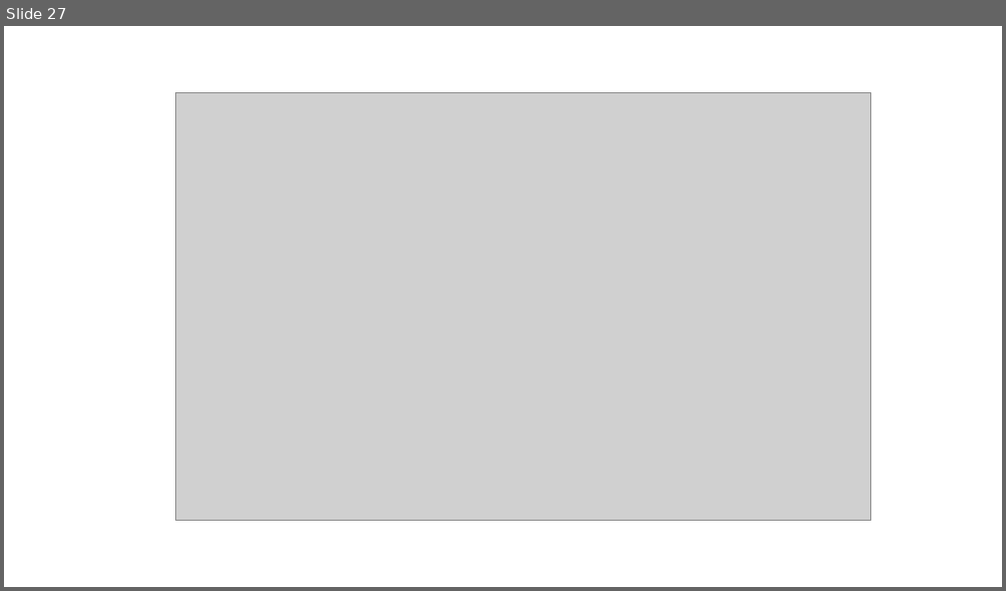
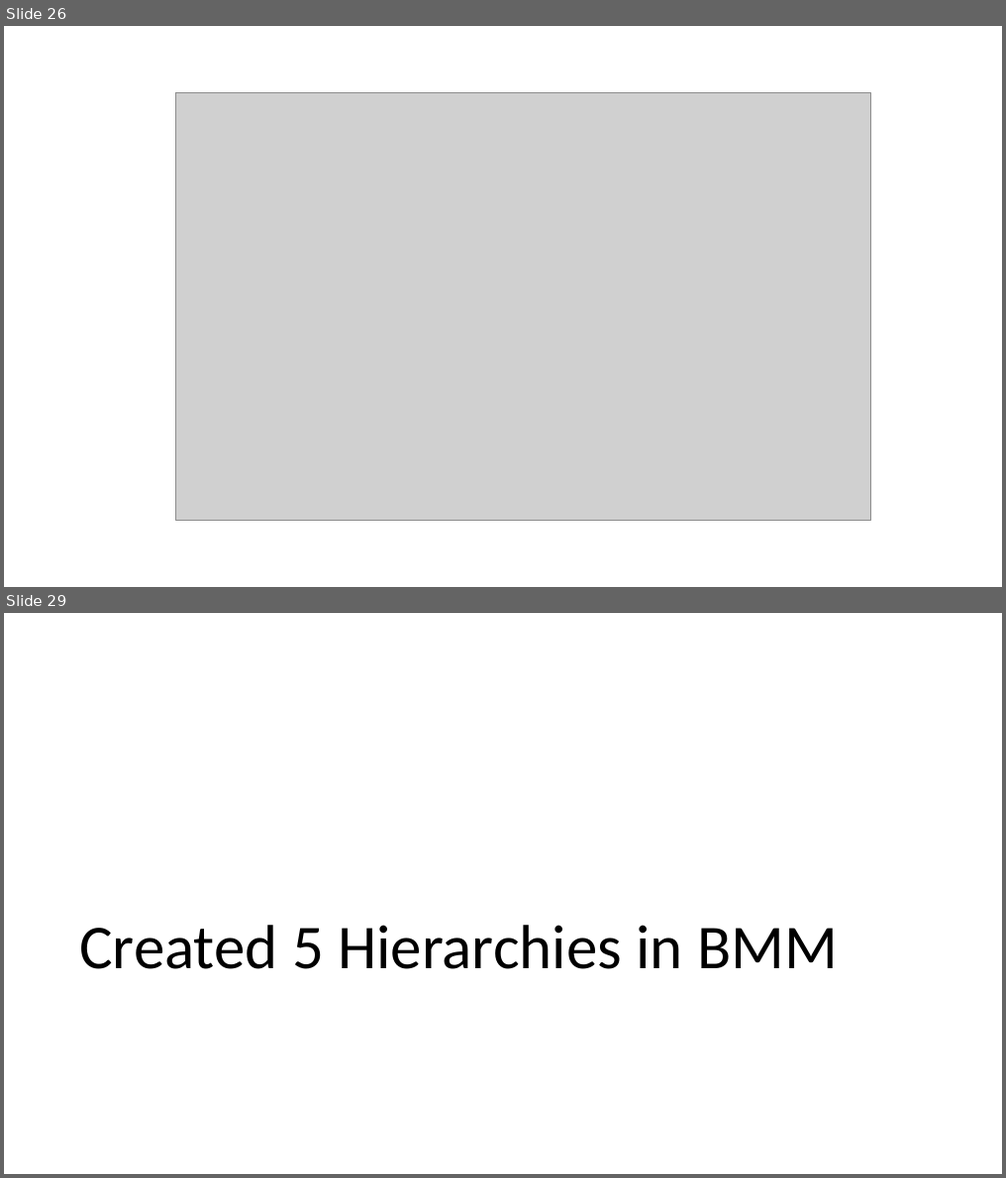
Before and after one commit to jaredbach/LogisticsDataset, a slide deck: Final-Mapping.pptx. Shown one above the other, each under a label of ours: slide 27 before the commit, slides 26 and 29 after it; the slides between them are not shown. The pictures are 1006x591 and 1006x1178 pixels, drawn with LibreOffice and Linux fonts; fonts in the diff are those of the drawing; grey boxes stand for pictures. Boxes give left, top, right and bottom in pixels: in the first picture for what was removed or moved away, otherwise in the second. Text is boxed around its words. In the diff, an @@ line names an element or a change of style, - is before the commit and + after.

```diff
--- a/Final-Mapping.pptx
+++ b/Final-Mapping.pptx
@@ slide 29 added at (x1=4, y1=613, x2=1002, y2=1174), background #FFFFFF @@
@@ title added at (x1=79, y1=925, x2=838, y2=969), 60 pt, text #000000 @@
+Created 5 Hierarchies in BMM
@@ what was slide 27 is now slide 26 @@
```
Also in this commit, not shown: 9 other slides added, 1 slide removed, 1 other file.
